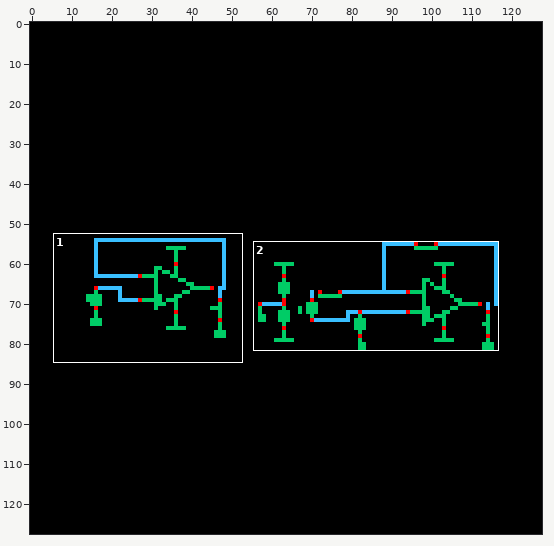
Sprite sheet, stored at Folded_Cascode_2stage_module_TB_SR_test/schematic/thumbnail_128x128.png. Above, an overview of the earlier version with the close-up marked.
Close-up. Before the edit:
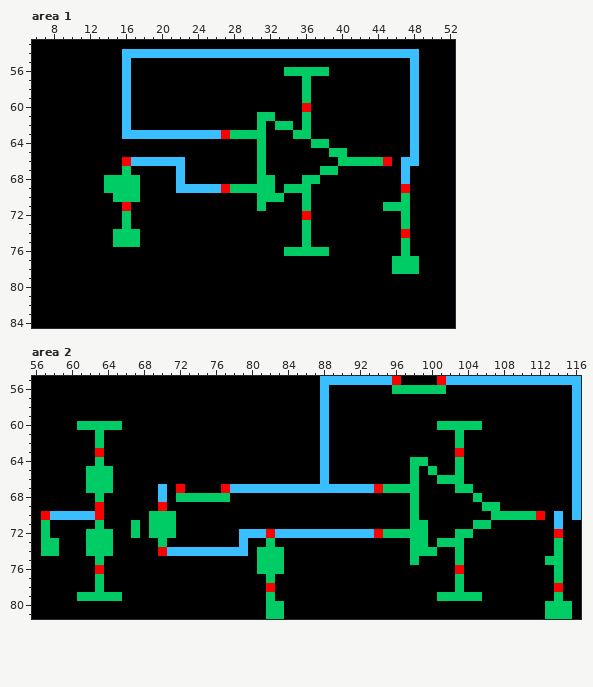
The file is 128x128 pixels. Shown: area 1: x 6..52, y 53..84; area 2: x 56..116, y 55..81.
The same view after the edit:
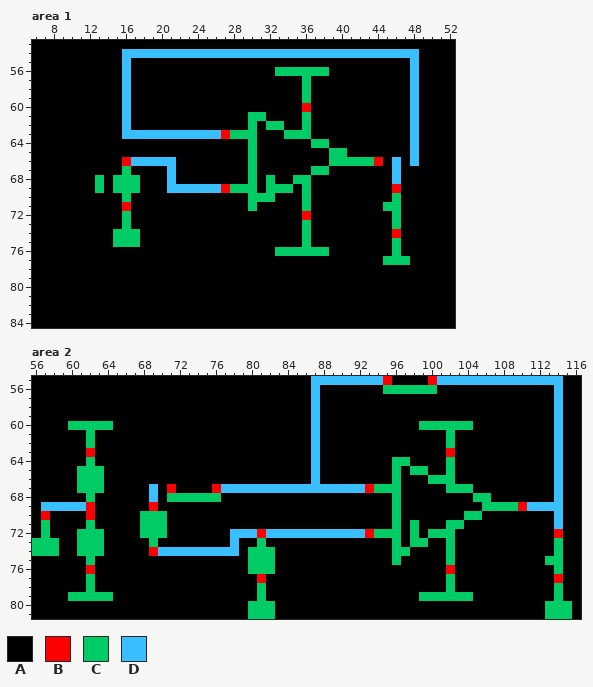
Palette (. is transparent): A #000000  B #ff0000  C #00cc66  D #39bfff
Diff:
Changed rows in their new state; - is an unchanged pixel.
Area 1:
first column x 33:
56 C
first column x 13:
61 -----------------C-A----------------
62 -----------------CAC-A--------------
63 ------------------A--C--------------
64 -----------------CA-----------------
65 -----------------CA-----------------
66 ---------A-------CA-------C----BADA-
67 --------DA-------CA-----C-A------DA-
68 CA------DA-------CA---C-A--------DA-
69 CA------D---------A-C-A----------BA-
70 --A-A------------C--A------------CA-
71 -----------------CA---------------A-
72 ---------------------------------CA-
73 ---------------------------------CA-
74 ---------------------------------BA-
75 ---------------------------------CA-
76 --------------------C------------CA-
77 --------------------------------C--A
78 ---------------------------------AAA
Area 2:
first column x 56:
55 -------------------------------D-------BA---BD-------------AA
56 -------------------------------DA------C-----A------------D-A
57 -------------------------------DA-------------------------D-A
58 -------------------------------DA-------------------------D-A
59 -------------------------------DA-------------------------D-A
60 ----C----A---------------------DA----------CC----A--------D-A
61 ------CA-----------------------DA-------------CA----------D-A
62 ------CA-----------------------DA-------------CA----------D-A
63 ------BA-----------------------DA-------------BA----------D-A
64 ------CA-----------------------DA-------CCAA--CA----------D-A
65 -----C--A----------------------DA-------C--CA-CA----------D-A
66 -----C--A----------------------DA-------C-A-C--A----------D-A
67 -----C--A----DABA---BD---------------BC--AA---C-----------D-A
68 ------CA-----DAC-----A------------------C-A-------C-------D-A
69 -DDDDDBA-----BA-------------------------C-A---------CCBDDDD-A
70 --AAAABA----C--A------------------------C-A-----CC-AAAAAA---A
71 ------CA---AC--A------------------------C--A--CC-AA----------
72 -----C--A--AC--A------D--BD----------BC--A-ACCCAA------------
73 C----C--A----CA-------DA-CA-------------C----A-A-------------
74 C----C--A----BD--------AC--A------------CCAAA-CA-------------
75 ------CA----------------C--A------------C-A---CA-------------
76 ------BA----------------C--A------------------BA-------------
77 ------CA-----------------BA-------------------CA----------B--
78 ------CA-----------------CA-------------------CA----------C--
79 ----C----A---------------CA----------------CC----A-----------
80 ------------------------CC-A---------------------------------
81 ------------------------CC-A---------------------------------
